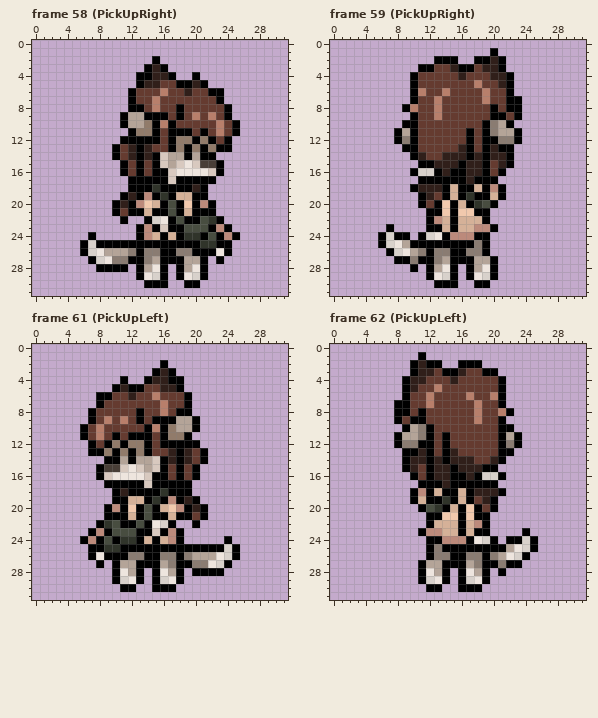
Edited in one commit: pixel-art file (art/OV/Mira/Miraov.aseprite). The picture above was drawn from the file before the commit.
32x32 pixels, 83 frames. Colours within 5 levels of each other are drawn and written as one. Shown: frame 58 (PickUpRight), frame 59 (PickUpRight), frame 61 (PickUpLeft), frame 62 (PickUpLeft). The commit also changed other frames, which this record leaves out.
After the commit:
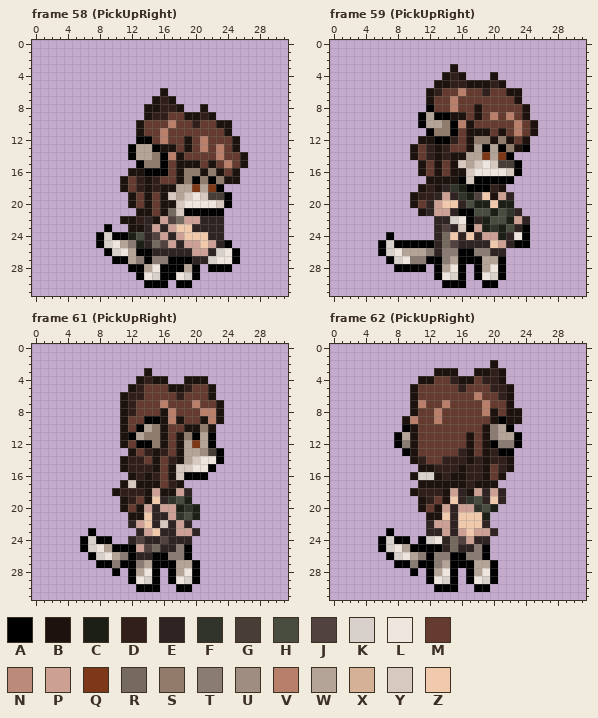
Palette (. is transparent): A #000000  B #1d120e  C #1c1f16  D #301f1a  E #2f2422  F #30342a  G #483e37  H #484d40  J #51413f  K #d8d1cb  L #eee5de  M #653b30  N #bc8a7b  P #cca093  Q #7d3818  R #76695e  S #917b6a  T #8a7c72  U #a08d81  V #b87f6b  W #b4a498  X #d5b198  Y #d8c9bf  Z #f1c9ad
The exact change:
Changed rows in their new state; - is an unchanged pixel.
Frame 58 (PickUpRight), layer "Base":
first column x 6:
 2 ---------.-----------
 3 --------...----------
 4 -------.....--.------
 5 -------.........-----
 6 ------....B.......---
 7 ------...BDB......---
 8 ------..BBDDB..B...--
 9 -----...BDD-MBBDB..--
10 -----..BMMMV--D--BB.-
11 ------.BMMVMMM-M-MB.-
12 -----..--MVMMBMVM-MB-
13 ----..AWWABBMBMVMVMB-
14 ----..AWWSAVBMMMMVMMB
15 -----..-SSAMBBBMBMVMB
16 -----.BBA--MBSSBSBMB-
17 -----BMDBDMMBS-S-SBB-
18 -----BMDBDBBWWQWQA---
19 -----.BMBMBYWYLYGGA--
20 ----..BMBMBBYLLLLYA--
21 ----...BBMBRYA---A---
22 -----BBDEBPJRPPEEE---
23 ---A--BBEPEPZZEEEE.--
24 -.AKAACHEJPEPZZZEE..-
25 ..-KLWTCERJPEPPZPE---
26 ...AKLW-AEEEEEPPEKLA-
27 -...AAWTATT--AEEKLLA-
28 --....A----A--A.AAA--
29 -----------ALKA.-----
30 ------------A-.------
Frame 59 (PickUpRight), layer "Base":
first column x 6:
 1 --------------.-----
 2 -------...--....----
 3 -----....B......----
 4 ----....BDB...B..---
 5 ----...BBDDBBBDB.---
 6 ----..BDM-V--D--BB--
 7 ----..BM-V---M--MB--
 8 ---...AM-V--B-M-MMB-
 9 ----.AWAABB-B-VMVMB-
10 ---..AWWSAVB-MMMMVMB
11 --....ASSA-BBBMBMVMB
12 --...BBAAD-BSSBSBMB-
13 ---.B-DBD-MBW-W-SBA-
14 ----BMDB-BBWWQWQ----
15 -----BMBMBYWYLYGGA--
16 ----.BMBMBBYLLLLYA--
17 -----.BBBB-Y---AA---
18 ----.B-BEFC-A-DB----
19 ----BD-EPEFCJZBPE---
20 ----BMEP-ZEHCCZCC---
21 -----BEPPEAAHHCHFE--
22 ------.EEKLAECHHCPE-
23 -.----.EJEYAPCFCHEA-
24 .A..-..ERZEZEPPCELA-
25 --AA---ERJEEEEZPEAA-
26 AKLW-WTE-T-A-TEE----
27 -AKL-T-ATW--A-WA----
28 --AA-A.AWLA.AWLA----
29 ------.ALKA.ALKA----
30 -------.--A-.-A-----
Frame 61 (PickUpRight), layer "Base":
first column x 6:
 2 ----------.---------
 3 --------B...--------
 4 -----.-BDBB..BBB----
 5 ----..BD--MBBDMMB---
 6 --...B-D-M--DMMMB---
 7 --...BD------MVMMB--
 8 -....BDM--BVMMMVVB--
 9 -....B-MA-BVBMMBVB--
10 .....B-AWSBMMBBSB---
11 .....B-WSSBMBSAWA---
12 -....BMA-SBMBWQWA---
13 -.....BMDBDMBWWUGA--
14 ---..BDDMBM-BWYLLA--
15 --...BDDDBMBYYLLA---
16 --....BDBDMBYA-A----
17 ---..BYBBBMDB.------
18 ----B-DDBPBBPE------
19 ----.BDMBZEFHC.-----
20 ---..BMBPEPPCFC.----
21 ---...BBZEEPFHC.----
22 --....EPZEYEPE.-----
23 --.....EPZEEPPE-----
24 -K-A..EJEEJEEE----.-
25 AKLWA--PJREET-......
26 --KLWTAEE-A-TA......
27 ---ATAATW-AAWWA....-
28 -----.AWL-.AWL-...--
29 ----..ALK-.ALKA-----
30 -----..AA-..AA------
Frame 62 (PickUpRight), layer "Base":
first column x 6:
 1 -----.--------------
 2 ----....--...-B-----
 3 ----...BBB..BBDB----
 4 ---..BB---BB-DDB----
 5 ---.B--M--D---DDB---
 6 ---.B-M----MV-MDB---
 7 --..BVM-V---MV-MB---
 8 --..BM-V----MVBMBB--
 9 --.BVM-V----M-B-BB--
10 ----BMM------BTW----
11 ----BMM-M--B-BTW----
12 ----BMM-M--B-BAT----
13 ----BMM-MMDB-BD-----
14 ---.B-MMD--BDB-DB---
15 ---..BB--DB--BMDB---
16 ----BKKB-BB-DBMB----
17 -----BBBBBBDBBB-----
18 ----BDDDBPEBPEPE----
19 ----.BDMBZEFHEZE----
20 -----BMBPEPPFHC-----
21 ------BB-EZ-ZC------
22 ------EPPEZZZE------
23 -A---.EEPEPZPPE---.-
24 AKAA-AKLERJPEE.-....
25 AKLWAA-AEREET-......
26 -AKLWT--------.....-
27 --AAT-ATW--AWW-...--
28 ----A.A-LA.A-LA.----
29 -----.A-KA.A-KA-----
30 ------.-AA..-A------
